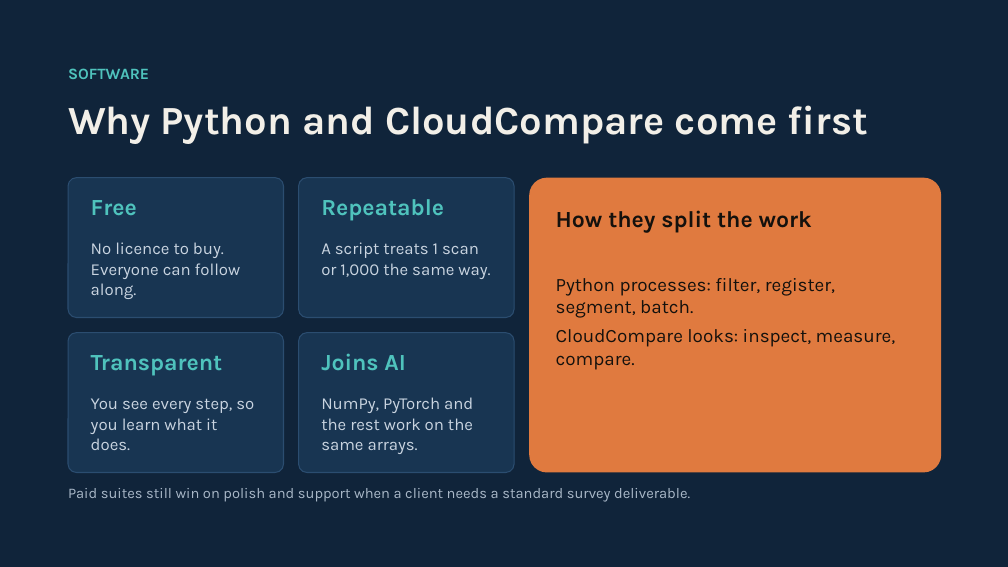
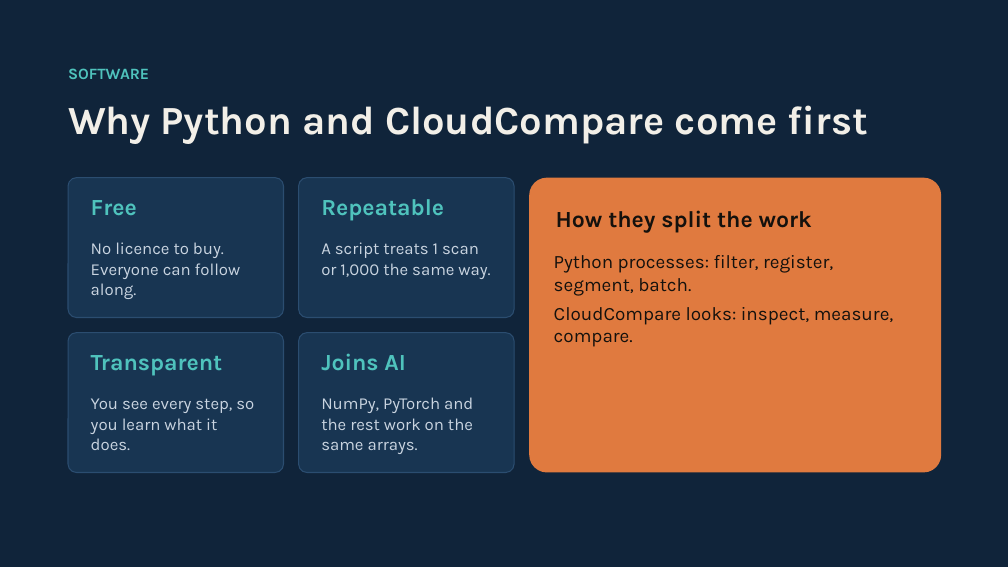
Before and after one commit to maninka123/lidar-learning-lab, a slide deck: slide 8 of presentation/LiDAR_Workshop_Slides.pptx (slide 10 before the commit). Drawn at 1008x567 pixels with LibreOffice and Linux fonts; fonts in the diff are those of the drawing. Boxes give left, top, right and bottom in pixels: in the first picture for what was removed or moved away, otherwise in the second. Text is boxed around its words. In the diff, an @@ line names an element or a change of style, - is before the commit and + after.

```diff
--- a/presentation/LiDAR_Workshop_Slides.pptx
+++ b/presentation/LiDAR_Workshop_Slides.pptx
@@ text "Python processes: filter, register, segment, ..." moved from (x1=556, y1=278, x2=896, y2=370) to (x1=554, y1=255, x2=894, y2=347) @@
@@ text removed at (x1=68, y1=488, x2=690, y2=502) @@
-Paid suites still win on polish and support when a client needs a standard survey deliverable.
```
Also in this commit, not shown: 4 other slides changed, 3 slides added, 6 slides removed, 1 other file.
